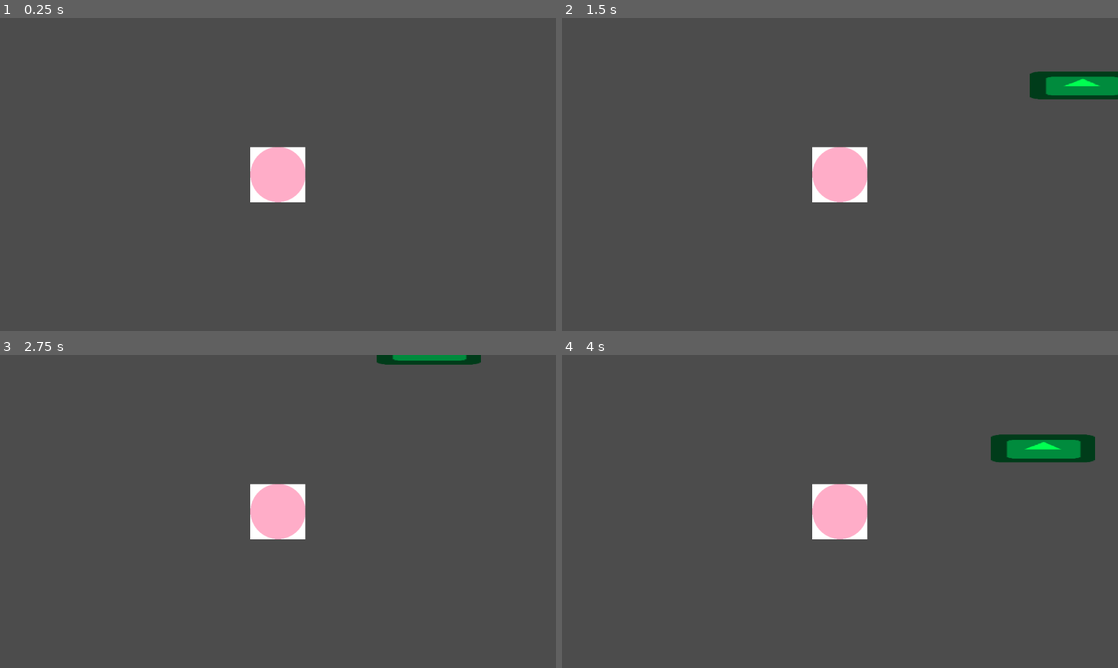
Above: before the commit, frames 1-4 (two rows, left to right).
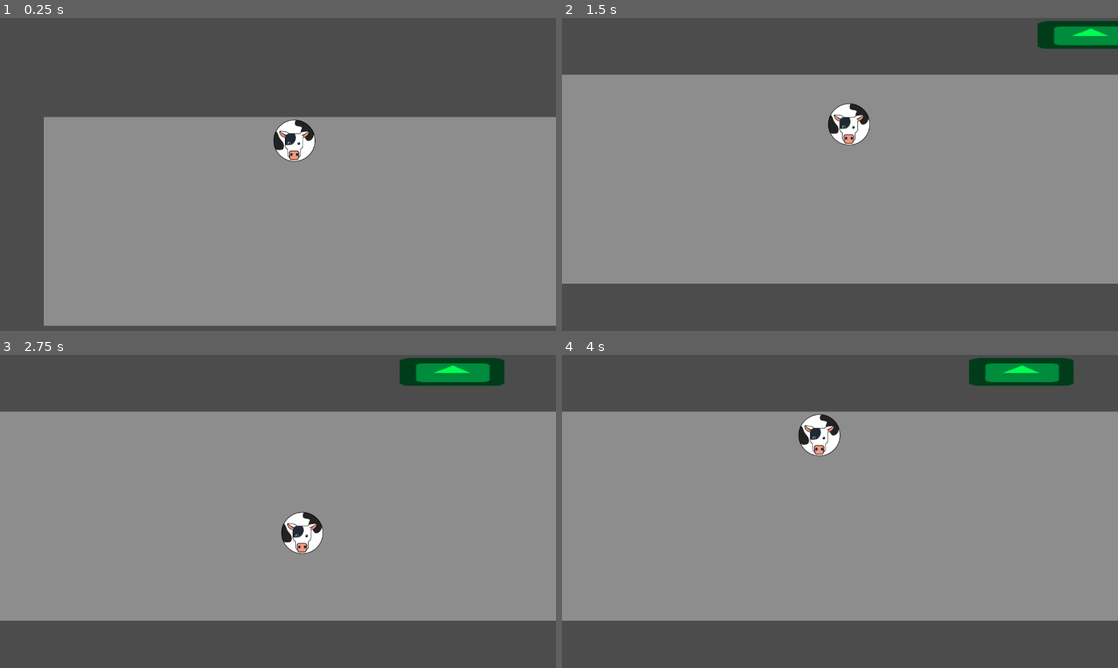
Above: after the commit, the same moments.

Repository: mapedorr/AquiMeBajoYo
Game: Godot game, scene res://scenarios/Trasnsmi.tscn
The game is run twice, just before and just after one commit, with the same random seed, the same clock (stepped at 60 frames per second) and the same inputs. The engine's default icon, where the game draws it, is replaced by a stand-in: a white triangle on a blue panel in a dark square.
Inputs:
- Up to frame 1 (0.25 s): no input
- Up to frame 2 (1.5 s): hold Right (ui_right) 0.53-1.28 s; hold Down (ui_down) from 1.28 s (still down)
- Up to frame 3 (2.75 s): release Down (ui_down) at 2.03 s; hold Right (ui_right) from 2.03 s (still down)
- Up to frame 4 (4 s): release Right (ui_right) at 2.78 s; hold Up (ui_up) 2.78-3.53 s; hold Left (ui_left) from 3.53 s (still down)

The runs differ from the first frame. In frame 1, 62% of the frame differs, in the area x 7-100%, y 31-99%; in frame 2, 68%; in frame 3, 69%, in the area x 0-100%, y 0-85%; in frame 4, 68%.

Commit message:
update sprites, improves following cam

Diff:
--- a/scenarios/Animal.tscn
+++ b/scenarios/Animal.tscn
@@ -1,9 +1,10 @@
 [gd_scene load_steps=4 format=2]
 
 [ext_resource path="res://scenarios/Animal.gd" type="Script" id=1]
-[ext_resource path="res://scenarios/Assets/circle.png" type="Texture" id=2]
+[ext_resource path="res://scenarios/Assets/vaca.png" type="Texture" id=2]
 
 [sub_resource type="CircleShape2D" id=1]
+radius = 48.0
 
 [node name="Animal" type="KinematicBody2D"]
 script = ExtResource( 1 )
@@ -17,3 +18,11 @@
 
 [node name="Camera2D" type="Camera2D" parent="."]
 current = true
+limit_left = -340
+limit_top = 0
+limit_right = 1620
+limit_bottom = 720
+limit_smoothed = true
+smoothing_enabled = true
+drag_margin_left = 0.3
+drag_margin_right = 0.3
--- a/scenarios/Bus.tscn
+++ b/scenarios/Bus.tscn
@@ -6,8 +6,17 @@
 [sub_resource type="RectangleShape2D" id=1]
 extents = Vector2( 30.2439, 20 )
 
+[ext_resource path="res://scenarios/Assets/piso.png" type="Texture" id=3]
+
 [node name="Bus" type="Node2D"]
 script = ExtResource( 1 )
+
+[node name="piso" type="Sprite" parent="."]
+position = Vector2( 640, 370 )
+texture = ExtResource( 3 )
+__meta__ = {
+"_edit_lock_": true
+}
 
 [node name="Spawn" type="Sprite" parent="."]
 modulate = Color( 1, 0.74902, 0, 1 )
Binary file added: scenarios/Assets/piso.png
Not shown, added: scenarios/Assets/piso.png.import
Binary file added: scenarios/Assets/vaca.png
Not shown, added: scenarios/Assets/vaca.png.import
